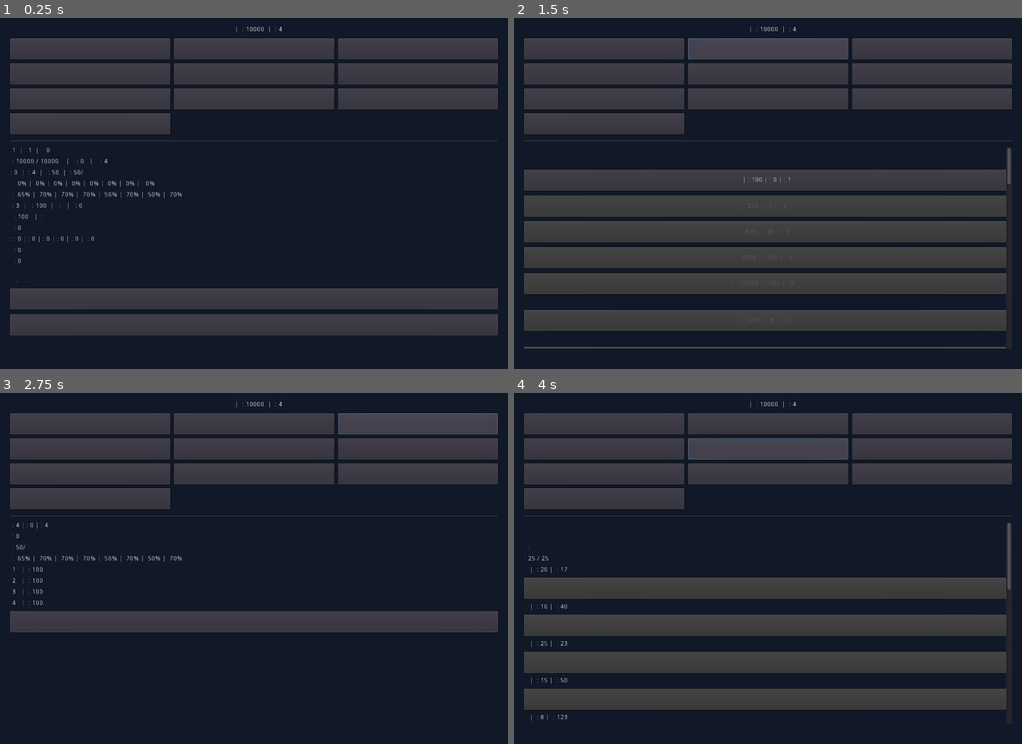
Above: before the commit, frames 1-4 (two rows, left to right).
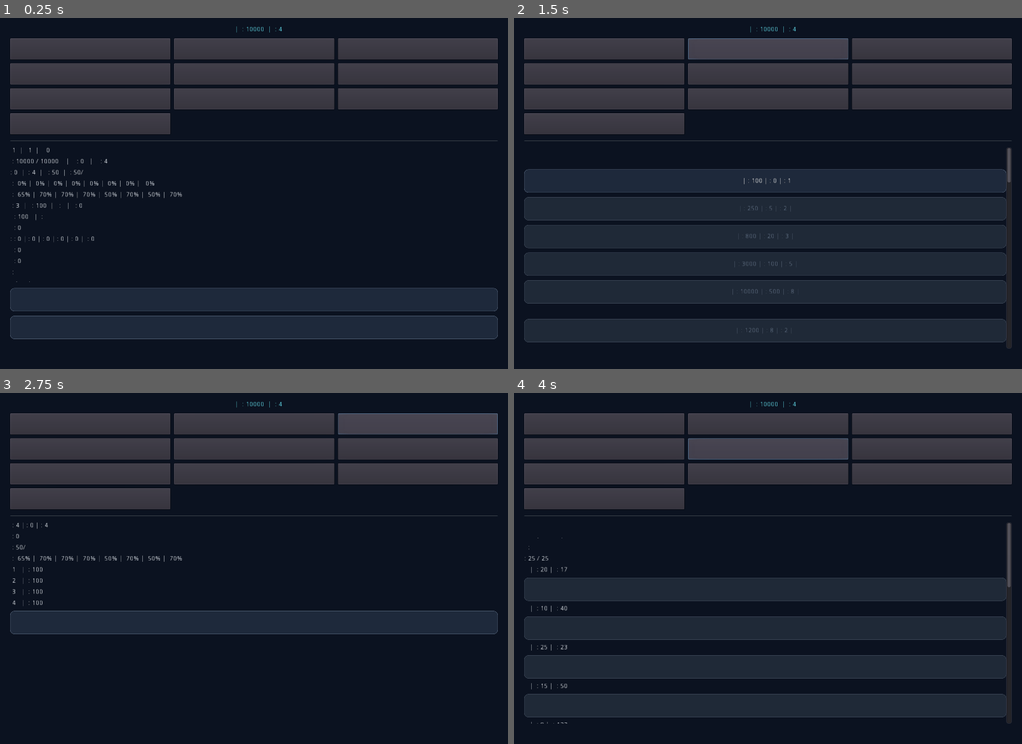
Above: after the commit, the same moments.

Repository: zekainstabot/mini-zeka-city
Game: Godot game, scene res://Main.tscn
Two runs of this game, one before a commit and one after it. Both use one fixed random seed, a clock stepped at 60 frames per second and the inputs below.
Inputs:
- Up to frame 1 (0.25 s): no input
- Up to frame 2 (1.5 s): click "شهر من" at 0.5 s; click "ساختمان‌ها" at 1.25 s
- Up to frame 3 (2.75 s): click "شهروندان" at 2 s
- Up to frame 4 (4 s): click "بازار" at 2.75 s; click "تجارت شهرها" at 3.5 s

The runs differ from the first frame. In frame 1, 13% of the frame differs, in the area x 2-98%, y 2-92%; in frame 2, 36%, in the area x 2-98%, y 2-95%; in frame 3, 6.3%; in frame 4, 23%.

Commit message:
Improve game UI colors and button styling

Diff:
--- a/scripts/Main.gd
+++ b/scripts/Main.gd
@@ -21,7 +21,7 @@
 
 func _build_ui():
 	var background = ColorRect.new()
-	background.color = Color("#111827")
+	background.color = Color("#0b1220")
 	background.anchor_right = 1
 	background.anchor_bottom = 1
 	add_child(background)
@@ -39,7 +39,7 @@
 	header_label = Label.new()
 	header_label.text = "🏙️ مینی زکا سیتی"
 	header_label.align = Label.ALIGN_CENTER
-	header_label.add_color_override("font_color", Color("#f8fafc"))
+	header_label.add_color_override("font_color", Color("#67e8f9"))
 	root.add_child(header_label)
 	var nav = GridContainer.new()
 	nav.columns = 2 if compact_layout else 3
@@ -68,6 +68,31 @@
 	message_label.add_color_override("font_color", Color("#fbbf24"))
 	root.add_child(message_label)
 
+func _button_style(bg_color, border_color):
+	var style = StyleBoxFlat.new()
+	style.bg_color = bg_color
+	style.border_color = border_color
+	style.set_border_width_all(1)
+	style.set_corner_radius_all(9)
+	style.content_margin_left = 12
+	style.content_margin_right = 12
+	style.content_margin_top = 8
+	style.content_margin_bottom = 8
+	return style
+
+func _style_button(button, navigation=false):
+	var normal_color = Color("#164e63") if navigation else Color("#1e293b")
+	var hover_color = Color("#0e7490") if navigation else Color("#334155")
+	var pressed_color = Color("#155e75") if navigation else Color("#0f172a")
+	button.add_stylebox_override("normal", _button_style(normal_color, Color("#0e7490") if navigation else Color("#475569")))
+	button.add_stylebox_override("hover", _button_style(hover_color, Color("#67e8f9")))
+	button.add_stylebox_override("pressed", _button_style(pressed_color, Color("#22d3ee")))
+	button.add_stylebox_override("disabled", _button_style(Color("#1f2937"), Color("#374151")))
+	button.add_color_override("font_color", Color("#f8fafc"))
+	button.add_color_override("font_color_hover", Color("#ffffff"))
+	button.add_color_override("font_color_pressed", Color("#ecfeff"))
+	button.add_color_override("font_color_disabled", Color("#64748b"))
+
 func _clear_content():
 	for child in content.get_children():
 		child.queue_free()
@@ -76,15 +101,16 @@
 	var label = Label.new()
 	label.text = text
 	label.autowrap = true
-	label.add_color_override("font_color", Color("#e5e7eb"))
+	label.add_color_override("font_color", Color("#e2e8f0"))
 	content.add_child(label)
 	return label
 
 func _add_button(text, target, callback, args=[]):
 	var button = Button.new()
 	button.text = text
-	button.rect_min_size = Vector2(0, 46)
+	button.rect_min_size = Vector2(0, 50)
 	button.size_flags_horizontal = Control.SIZE_EXPAND_FILL
+	_style_button(button, false)
 	button.connect("pressed", target, callback, args)
 	content.add_child(button)
 	return button
